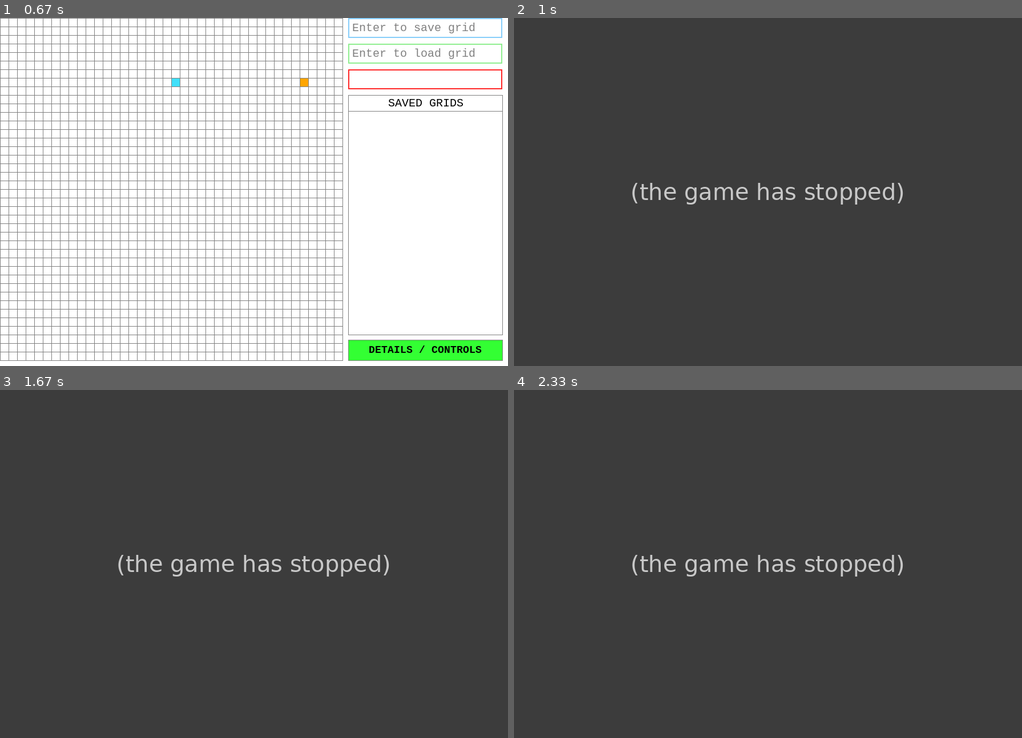
Above: before the commit, frames 1-4 (two rows, left to right).
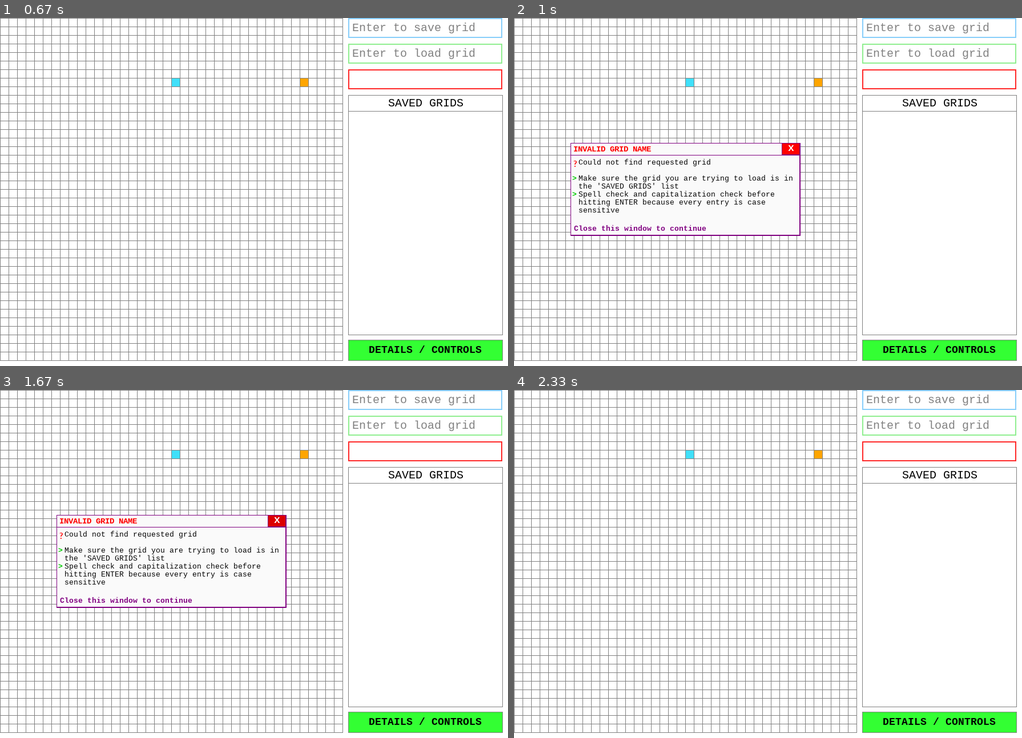
Above: after the commit, the same moments.

Repository: T995CC/CodingStuff
Game: pygame game, started from Python/PythonPrograms/Custom Games/PathFindingVisualizer/PathFindingVisualizer.py
Two runs of this game, one before a commit and one after it. Both use one fixed random seed, a clock stepped at 60 frames per second and the inputs below.
Inputs (mouse positions are in pixels of both pictures, inside the frame that each line leads up to):
- Up to frame 1 (0.67 s): press the mouse at (426, 80) at 0.37 s; move the mouse to (299, 80) at 0.47 s; release the mouse at (177, 84) at 0.6 s
- Up to frame 2 (1 s): tap Enter at 0.67 s
- Up to frame 3 (1.67 s): press the mouse at (426, 720) at 1.03 s; move the mouse to (289, 616) at 1.13 s; release the mouse at (147, 508) at 1.27 s; press the mouse at (274, 522) at 1.37 s; move the mouse to (259, 605) at 1.47 s; release the mouse at (243, 689) at 1.6 s
- Up to frame 4 (2.33 s): press the mouse at (940, 720) at 1.7 s; move the mouse to (910, 598) at 1.8 s; release the mouse at (879, 477) at 1.93 s; click "x" at 2.05 s

Frame 1 is identical in both runs. In frame 2, 100% of the frame differs, in the area x 0-100%, y 0-100%; in frame 3, 100%; in frame 4, 100%.
Error before the commit: ValueError: list.remove(x): x not in list (PathFindingVisualizer.py line 554); the game stopped at 0.67 s (later frames are placeholders)

Commit message:
Fixed multiple typing bugs and added 3 working exceptions

Diff:
--- a/Python/PythonPrograms/Custom Games/PathFindingVisualizer/PathFindingVisualizer.py
+++ b/Python/PythonPrograms/Custom Games/PathFindingVisualizer/PathFindingVisualizer.py
@@ -19,21 +19,28 @@
 font_screen_1 = pygame.font.SysFont('ocraextended', 13, bold = 1)
 font_screen_2 = pygame.font.SysFont('ocraextended', 20)
 font_screen_list = pygame.font.SysFont('ocraextended', 17)
-
+error_heading_font = pygame.font.SysFont('ocraextended', 14, bold = 1)
+error_sign_font = pygame.font.SysFont('calibri', 16, bold = 1)
+error_text_font = pygame.font.SysFont('ocraextended', 13)
+
+DARKRED = (220, 0, 0)
 RED = (255, 0, 0)
+LIGHTRED = (255, 90, 90)
 GREEN = (0, 255, 0)
 LIGHTGREEN = (51, 255, 51)
 LIGHTERGREEN = (102, 255, 102)
 DARKGREEN = (0, 200, 0)
-BLUE = (50, 50, 255)
+BLUE = (0, 0, 255)
 LIGHTBLUE = (90, 90, 255)
 YELLOW = (255, 255, 0)
 WHITE = (255, 255, 255)
 BLACK = (0, 0, 0)
 PURPLE = (128, 0, 128)
-ORANGE = (255, 165 ,0)
+PINK = (255, 210, 255)
+ORANGE = (255, 165, 0)
 GREY = (128, 128, 128)
 LIGHTGREY = (180, 180, 180)
+LIGHTERGREY = (250, 250, 250)
 DARKGREY = (40,40,40)
 CYAN = (64, 224, 250)	  #CUSTOM COLOR
 
@@ -68,16 +75,16 @@
 d23 = 'avoiding the BARRIERS.'
 d24 = 'Right Mouse Click:'
 d25 = 'Right-clicking any node will'
-d26 = 'revert it back to an EMPTY node.'
+d26 = 'revert it back to an EMPTY NODE.'
 d27 = 'Spacebar:'
-d28 = 'Hitting the Spacebar key after'
+d28 = 'Pressing the Spacebar key after'
 d29 = 'creating a grid will run the'
 d30 = 'algorithm.'
-d31 = 'R:'
-d32 = 'Hitting the R key will clear the'
+d31 = 'Reset (R):'
+d32 = 'Pressing the R key will clear the'
 d33 = 'grid.'
 d34 = 'TIP:'
-d35 = 'Save a grid before starting'
+d35 = 'Save your grid before starting'
 d36 = 'the algorithm.'
 d_last = 'Press the button again to close'
 d_last1 = 'this window.'
@@ -86,6 +93,36 @@
 	if "." in file or os.path.isdir(file):
 		continue
 	saved_list.append(file)
+
+
+redsign = '?'
+greensign = '>'
+ortext = 'OR'
+closew = 'Close this window to continue'
+
+#Grid doesn't exist/incorrect TEXT
+errorheading1 = 'INVALID GRID NAME'
+error11 = ' Could not find requested grid'
+error12 = ' Make sure the grid you are trying to load is in'
+error13 = ' the \'SAVED GRIDS\' list'
+error14 = ' Spell check and capitalization check before'
+error15 = ' hitting ENTER because every entry is case'
+error16 = ' sensitive'
+
+#Grid exists with same name TEXT
+errorheading2 = 'DUPLICATE GRID NAME'
+error21 = ' Found another grid with same name'
+error22 = ' Delete existing grid'
+error23 = ' Give current grid another name'
+
+#When PATH does not exist
+errorheading3 = 'PATH VALIDATION FAILED'
+error31 = ' Path does not exist'
+error32 = ' Make sure the START NODE and the END NODE are'
+error33 = ' not completely isolated'
+error34 = ' This algorithm does not find path through'
+error35 = ' diagonal nodes'
+
 
 class Node:
 	def __init__(self, row, col, width, total_rows):
@@ -241,7 +278,7 @@
 			pygame.draw.line(window, GREY, (j * gap, 0), (j * gap, width))
 
 
-def draw(window, grid, rows, width, loadboxcolor, saveboxcolor, deleteboxcolor, load_txt_surface, save_txt_surface, delete_txt_surface):
+def draw(window, grid, rows, width, loadboxcolor, saveboxcolor, deleteboxcolor, load_txt_surface, save_txt_surface, delete_txt_surface, error, GridNotExist, NameCopy, PathNotExist):
 	window.fill(WHITE)
 
 	for row in grid:
@@ -251,6 +288,9 @@
 	draw_gridlines(window, rows, width)
 
 	redrawbutton()
+
+	if error == True:
+		errorbox(window, GridNotExist, NameCopy, PathNotExist)
 
 	pygame.draw.rect(WINDOW, loadboxcolor, load_box, 2)
 	pygame.draw.rect(WINDOW, saveboxcolor, save_box, 2)
@@ -259,9 +299,9 @@
 	WINDOW.blit(save_txt_surface, (save_box.x+7, save_box.y+6))
 	WINDOW.blit(delete_txt_surface, (delete_box.x+7, delete_box.y+6))
 
-	message(d1, BLACK, 897, 3)
-	message(d2, BLACK, 897, 16)
-	message(d3, BLACK, 897, 29)
+	message(d1, PURPLE, 897, 3)
+	message(d2, PURPLE, 897, 16)
+	message(d3, PURPLE, 897, 29)
 	message(d4, BLACK, 897, 55)
 	message(d5, BLACK, 897, 68)
 	message(d6, BLACK, 897, 81)
@@ -292,15 +332,15 @@
 	message(d31, PURPLE, 897, 484)
 	message(d32, BLACK, 897, 497)
 	message(d33, BLACK, 897, 510)
-	messagelast(d34, PURPLE, 897, 536)
-	message(d35, BLACK, 935, 536)
-	message(d36, BLACK, 935, 549)
-	messagelast(d_last, PURPLE, 895, 571)
-	messagelast(d_last1, PURPLE, 895, 584)
-
-	pygame.draw.rect(window, ORANGE, (1132,227,10,10))
-	pygame.draw.rect(window, CYAN, (1132,253,10,10))
-	pygame.draw.rect(window, BLACK, (1036,279,10,10))
+	messagelast(d34, RED, 895, 536)
+	message(d35, DARKRED, 933, 536)
+	message(d36, DARKRED, 933, 549)
+	messagelast(d_last, PURPLE, 895, 570)
+	messagelast(d_last1, PURPLE, 895, 583)
+
+	pygame.draw.rect(window, ORANGE, (1132, 227, 10, 10))
+	pygame.draw.rect(window, CYAN, (1132, 253, 10, 10))
+	pygame.draw.rect(window, BLACK, (1036, 279, 10, 10))
 
 	message2(list_heading, BLACK, 680, 138)
 
@@ -317,6 +357,7 @@
 	pygame.draw.line(window, GREY, (890, 0), (890, 600), 1)       #extra left
 	pygame.draw.line(window, GREY, (1180, 0), (1180, 600), 1)     #extra right
 
+
 	pygame.display.update()
 
 def get_clicked_pos(pos, rows, width):
@@ -351,6 +392,25 @@
 			text = font_button.render(self.text, 1, BLACK)
 			WINDOW.blit(text, (self.x + (self.width//2 - text.get_width()//2), self.y + (self.height//2 - text.get_height()//2)))
 
+	def er_button(self,WINDOW,outline=PURPLE):
+		#Call this method to draw the button on the screen
+		if outline:
+			pygame.draw.rect(WINDOW, outline, (self.x-1,self.y-1,self.width+3,self.height+3),0)
+
+		pygame.draw.rect(WINDOW, self.color, (self.x,self.y,self.width,self.height),0)
+
+	def close_button(self,WINDOW,outline=PURPLE):
+		#Call this method to draw the button on the screen
+		if outline:
+			pygame.draw.rect(WINDOW, outline, (self.x-1,self.y-1,self.width+2,self.height+2),0)
+
+		pygame.draw.rect(WINDOW, self.color, (self.x,self.y,self.width,self.height),0)
+
+		if self.text != '':
+			text = font_button.render(self.text, 1, WHITE)
+			WINDOW.blit(text, (self.x + (self.width//2 - text.get_width()//2), self.y + (self.height//2 - text.get_height()//2) - 1))
+
+
 	def isOver(self, pos):
 		#Pos is the mouse position or a tuple of (x,y) coordinates
 		if pos[0] > self.x and pos[0] < self.x + self.width:
@@ -361,9 +421,25 @@
 
 
 ins_button = Button(BLACK, 611, 565, 269, 35, 'DETAILS / CONTROLS')
+error_button = Button(LIGHTERGREY, 100, 220, 400, 160, '')
+x_button = Button(RED, 470, 220, 30, 19, 'x')
 
 def redrawbutton():
 	ins_button.draw_button(WINDOW)
+
+def errorbox(window, GridNotExist, NameCopy, PathNotExist):
+	error_button.er_button(WINDOW)
+	x_button.close_button(WINDOW)
+	pygame.draw.line(window, PURPLE, (100, 240), (500, 240), 1)
+	messagelast(closew, PURPLE, 105, 362)
+
+	if GridNotExist:
+		GridNotExist_text()
+	elif NameCopy:
+		NameCopy_text()
+	elif PathNotExist:
+		PathNotExist_text()
+
 
 def message(msg, color, x, y):
 	screen_text = font_screen.render(msg, 1, color)
@@ -383,15 +459,62 @@
 		WINDOW.blit(screen_text_list, (x, y))
 		y += 17
 
+def errheading(msg, color, x, y):
+	error_heading = error_heading_font.render(msg, 1, color)
+	WINDOW.blit(error_heading, (x, y))
+
+def errtext(msg, color, x, y):
+	error_text = error_text_font.render(msg, 1, color)
+	WINDOW.blit(error_text, (x, y))
+
+def errsign(msg, color, x, y):
+	error_sign = error_sign_font.render(msg, 1, color)
+	WINDOW.blit(error_sign, (x, y))
+
 load_box = pygame.Rect(610, 45, 270, 35)
 save_box = pygame.Rect(610, 0, 270, 35)
 delete_box = pygame.Rect(610, 90, 270, 35)
 
+#All error text functions
+
+def GridNotExist_text():
+	errheading(errorheading1, RED, 104, 222)
+	errsign(redsign, RED, 104, 247)
+	errtext(error11, BLACK, 105, 246)
+	messagelast(greensign, DARKGREEN, 102, 274)
+	errtext(error12, BLACK, 105, 274)
+	errtext(error13, BLACK, 105, 288)
+	messagelast(greensign, DARKGREEN, 102, 302)
+	errtext(error14, BLACK, 105, 302)
+	errtext(error15, BLACK, 105, 316)
+	errtext(error16, BLACK, 105, 330)
+
+def NameCopy_text():
+	errheading(errorheading2, RED, 104, 222)
+	errsign(redsign, RED, 104, 247)
+	errtext(error21, BLACK, 105, 246)
+	messagelast(greensign, DARKGREEN, 102, 274)
+	errtext(error22, BLACK, 105, 274)
+	errtext(ortext, PURPLE, 102, 288)
+	messagelast(greensign, DARKGREEN, 102, 302)
+	errtext(error23, BLACK, 105, 302)
+
+def PathNotExist_text():
+	errheading(errorheading3, RED, 104, 222)
+	errsign(redsign, RED, 104, 247)
+	errtext(error31, BLACK, 105, 246)
+	messagelast(greensign, DARKGREEN, 102, 274)
+	errtext(error32, BLACK, 105, 274)
+	errtext(error33, BLACK, 105, 288)
+	messagelast(greensign, DARKGREEN, 102, 302)
+	errtext(error34, BLACK, 105, 302)
+	errtext(error35, BLACK, 105, 316)
+
 
 def main(window, width):
 	#print(pygame.font.get_fonts())
 	#print(os.listdir("."))
-	print(saved_list)
+	# (saved_list)
 	loadboxcolor = pygame.Color('lightgreen')
 	saveboxcolor = pygame.Color('lightskyblue')
 	deleteboxcolor = pygame.Color(255, 125, 125)
@@ -404,6 +527,12 @@
 	deleteactive = False
 	clicked = False
 	instructions = False
+	error = False
+
+	GridNotExist = False
+	NameCopy = False
+	PathNotExist = False
+
 	load_text = 'Enter to load grid'
 	save_text = 'Enter to save grid'
 	delete_text = 'Enter to delete grid'
@@ -411,7 +540,7 @@
 	save_txt_surface = font_box.render(save_text, True, BLACK)
 	delete_txt_surface = font_box.render(delete_text, True, BLACK)
 	while run:
-		draw(window, grid, ROWS, width, loadboxcolor, saveboxcolor, deleteboxcolor, load_txt_surface, save_txt_surface, delete_txt_surface)
+		draw(window, grid, ROWS, width, loadboxcolor, saveboxcolor, deleteboxcolor, load_txt_surface, save_txt_surface, delete_txt_surface, error, GridNotExist, NameCopy, PathNotExist)
 		for event in pygame.event.get():
 
 			pos = pygame.mouse.get_pos()
@@ -425,16 +554,24 @@
 				else:
 					ins_button.color = LIGHTGREEN
 
+				if x_button.isOver(pos):
+					x_button.color = LIGHTRED
+				else:
+					x_button.color = RED
+
 			if event.type == pygame.MOUSEBUTTONDOWN:
 				clicked = True
 				if ins_button.isOver(pos):
 					ins_button.color = DARKGREEN
 
+				if x_button.isOver(pos):
+					x_button.color = DARKRED
+
 			if event.type == pygame.MOUSEBUTTONUP:
 				clicked = False
 				if ins_button.isOver(pos):
 					ins_button.color = LIGHTERGREEN
-					print("Pressed ins button")
+					#print("Pressed ins button")
 					if instructions == False:
 						instructions = True
 						pygame.display.set_mode((1190, HEIGHT))
@@ -442,136 +579,170 @@
 						instructions = False
 						pygame.display.set_mode((WIDTH_whole, HEIGHT))
 
-			if event.type == pygame.MOUSEBUTTONDOWN:
-				if load_box.collidepoint(event.pos):
-					loadactive = True
-					if load_text == 'Enter to load grid':
-						load_text = ''
-				else:
-					loadactive = False
-					if load_text == '':
-						load_text = 'Enter to load grid'
-
-				if save_box.collidepoint(event.pos):
-					saveactive = True
-					if save_text == 'Enter to save grid':
-						save_text = ''
-				else:
-					saveactive = False
-					if save_text == '':
-						save_text = 'Enter to save grid'
-
-				if delete_box.collidepoint(event.pos):
-					deleteactive = True
-					if delete_text == 'Enter to delete grid':
-						delete_text = ''
-				else:
-					deleteactive = False
-					if delete_text == '':
-						delete_text = 'Enter to delete grid'
-
-
-			if pygame.mouse.get_pressed()[0]:	 #LEFT MOUSE BUTTON
-				pos1 = pygame.mouse.get_pos()
-				row, col = get_clicked_pos(pos1, ROWS, width)
-				try:
-					node = grid[row][col]
-				except:
-					continue
-				if not start and node != end:
-					start = node
-					start.make_start()
-				elif not end and node != start:
-					end = node
-					end.make_end()
-				elif node != start and node != end:
-					node.make_barrier()
-
-
-			elif pygame.mouse.get_pressed()[2]:   #RIGHT MOUSE BUTTON
-				pos1 = pygame.mouse.get_pos()
-				row, col = get_clicked_pos(pos1, ROWS, width)
-				try:
-					node = grid[row][col]
-				except:
-					continue
-				node.reset()
-				if node == start:
-					start = None
-				if node == end:
-					end = None
-
-			if event.type == pygame.KEYDOWN:
-				if loadactive:
-					if event.key == pygame.K_RETURN:
-						#print(load_text)
-						try:
-							with open(load_text, 'rb') as filehandle:	# read the data as binary data stream
-								grid = pickle.load(filehandle)
-						except:
-							pass
-						for row in grid:
-							for node in row:
-								if node.color == ORANGE:
-									start = node
-									start.make_start()
-								elif node.color == CYAN:
-									end = node
-									end.make_end()
-								elif node.color == BLACK:
-									node.make_barrier()
-						load_text = ''
-					elif event.key == pygame.K_BACKSPACE:
-						load_text = load_text[:-1]
+				if x_button.isOver(pos):
+					error = False
+					if GridNotExist:
+						GridNotExist = False
+					elif NameCopy:
+						NameCopy = False
+					elif PathNotExist:
+						PathNotExist = False
+
+
+			if error == False:
+
+				if event.type == pygame.MOUSEBUTTONDOWN:
+					if load_box.collidepoint(event.pos):
+						loadactive = True
+						if load_text == 'Enter to load grid':
+							load_text = ''
 					else:
-						load_text += event.unicode
-
-				if saveactive:
-					if event.key == pygame.K_RETURN:
-						#print(save_text)
-						try:
-							with open(save_text, 'wb') as filehandle:	# store the data as binary data stream
-								pickle.dump(grid, filehandle)
-						except:
-							pass
-
-						saved_list.append(save_text)
-						print(saved_list)
-						save_text = ''
-					elif event.key == pygame.K_BACKSPACE:
-						save_text = save_text[:-1]
+						loadactive = False
+						if load_text == '':
+							load_text = 'Enter to load grid'
+
+					if save_box.collidepoint(event.pos):
+						saveactive = True
+						if save_text == 'Enter to save grid':
+							save_text = ''
 					else:
-						save_text += event.unicode
-
-				if deleteactive:
-					if event.key == pygame.K_RETURN:
-						#print(delete_text)
-						try:
-							os.remove(delete_text)
-						except:
-							pass
-
-						saved_list.remove(delete_text)
-						print(saved_list)
-						delete_text = ''
-					elif event.key == pygame.K_BACKSPACE:
-						delete_text = delete_text[:-1]
+						saveactive = False
+						if save_text == '':
+							save_text = 'Enter to save grid'
+
+					if delete_box.collidepoint(event.pos):
+						deleteactive = True
+						if delete_text == 'Enter to delete grid':
+							delete_text = ''
 					else:
-						delete_text += event.unicode
-
-				if not loadactive and not saveactive:
-					if event.key == pygame.K_SPACE and start and end:	 #SPACEBAR
-						for row in grid:
-							for node in row:
-								node.update_nieghbors(grid)
-
-						algorithm(lambda: draw(window, grid, ROWS, width, loadboxcolor, saveboxcolor, deleteboxcolor, load_txt_surface, save_txt_surface, delete_txt_surface), grid, start, end)
-
-
-					if event.key == pygame.K_r:		 #KEY 'r'
+						deleteactive = False
+						if delete_text == '':
+							delete_text = 'Enter to delete grid'
+
+
+				if pygame.mouse.get_pressed()[0]:	 #LEFT MOUSE BUTTON
+					pos1 = pygame.mouse.get_pos()
+					row, col = get_clicked_pos(pos1, ROWS, width)
+					try:
+						node = grid[row][col]
+					except:
+						continue
+					if not start and node != end:
+						start = node
+						start.make_start()
+					elif not end and node != start:
+						end = node
+						end.make_end()
+					elif node != start and node != end:
+						node.make_barrier()
+
+
+				elif pygame.mouse.get_pressed()[2]:   #RIGHT MOUSE BUTTON
+					pos1 = pygame.mouse.get_pos()
+					row, col = get_clicked_pos(pos1, ROWS, width)
+					try:
+						node = grid[row][col]
+					except:
+						continue
+					node.reset()
+					if node == start:
 						start = None
+					if node == end:
 						end = None
-						grid = make_grid(ROWS, width)
+
+				if event.type == pygame.KEYDOWN:
+					if loadactive:
+						if event.key == pygame.K_RETURN:
+							#print(load_text)
+							try:
+								with open(load_text, 'rb') as filehandle:	# read the data as binary data stream
+									grid = pickle.load(filehandle)
+							except:
+								error = True
+								GridNotExist = True
+								break
+							for row in grid:
+								for node in row:
+									if node.color == ORANGE:
+										start = node
+										start.make_start()
+									elif node.color == CYAN:
+										end = node
+										end.make_end()
+									elif node.color == BLACK:
+										node.make_barrier()
+									elif node.color == YELLOW or node.color == RED or node.color == GREEN:
+										node.reset()
+							load_text = ''
+						elif event.key == pygame.K_BACKSPACE:
+							load_text = load_text[:-1]
+						else:
+							if len(load_text) < 21:
+								load_text += event.unicode
+							else:
+								continue
+
+					if saveactive:
+						if event.key == pygame.K_RETURN:
+							if len(saved_list) < 22:
+								if save_text in saved_list:
+									error = True
+									NameCopy = True
+									break
+								#print(save_text)
+								try:
+									with open(save_text, 'wb') as filehandle:	# store the data as binary data stream
+										pickle.dump(grid, filehandle)
+								except:
+									pass
+								saved_list.append(save_text)
+								#print(saved_list)
+								save_text = ''
+							else:
+								print("no pls")
+						elif event.key == pygame.K_BACKSPACE:
+							save_text = save_text[:-1]
+						else:
+							if len(save_text) < 21:
+								save_text += event.unicode
+							else:
+								continue
+
+					if deleteactive:
+						if event.key == pygame.K_RETURN:
+							#print(delete_text)
+							try:
+								os.remove(delete_text)
+								saved_list.remove(delete_text)
+							except:
+								error = True
+								GridNotExist = True
+								break
+							#print(saved_list)
+							delete_text = ''
+						elif event.key == pygame.K_BACKSPACE:
+							delete_text = delete_text[:-1]
+						else:
+							if len(delete_text) < 21:
+								delete_text += event.unicode
+							else:
+								continue
+
+					if not loadactive and not saveactive and not deleteactive:
+						if event.key == pygame.K_SPACE and start and end:	 #SPACEBAR
+							for row in grid:
+								for node in row:
+									node.update_nieghbors(grid)
+
+							if not algorithm(lambda: draw(window, grid, ROWS, width, loadboxcolor, saveboxcolor, deleteboxcolor, load_txt_surface, save_txt_surface, delete_txt_surface, error, GridNotExist, NameCopy, PathNotExist), grid, start, end):
+								error = True
+								PathNotExist = True
+
+
+						if event.key == pygame.K_r:		 #KEY 'r'
+							start = None
+							end = None
+							grid = make_grid(ROWS, width)
 
 		if loadactive:
 			loadboxcolor = pygame.Color(0, 220, 0)
